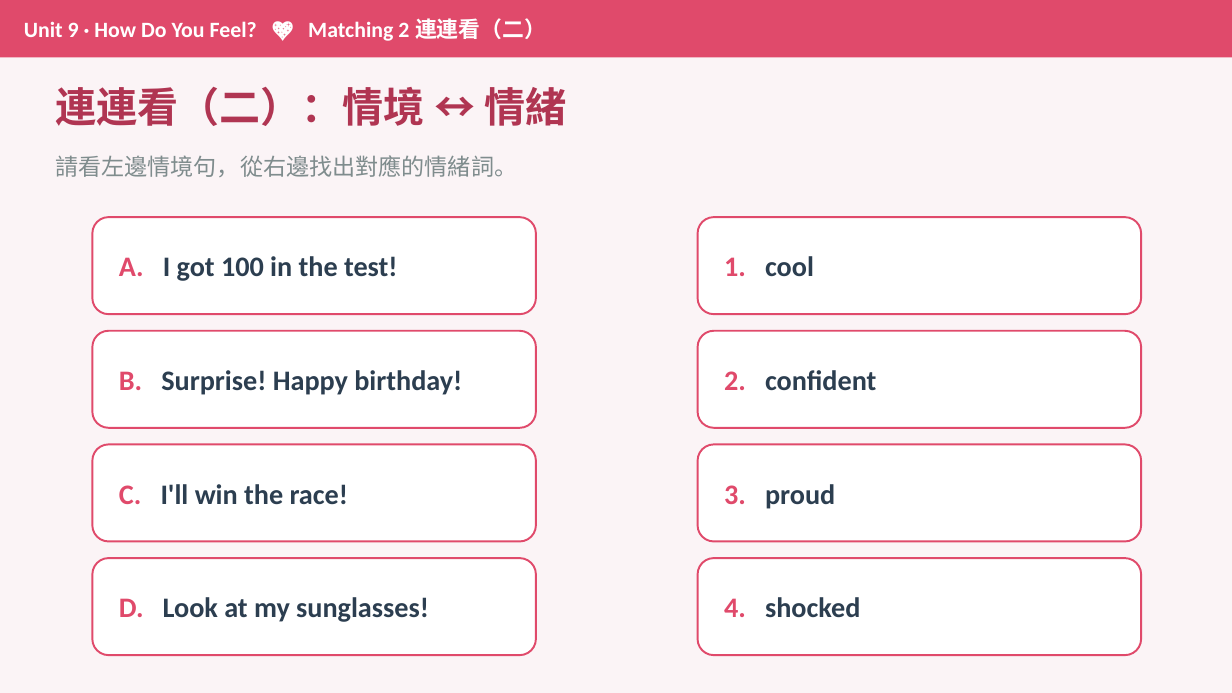
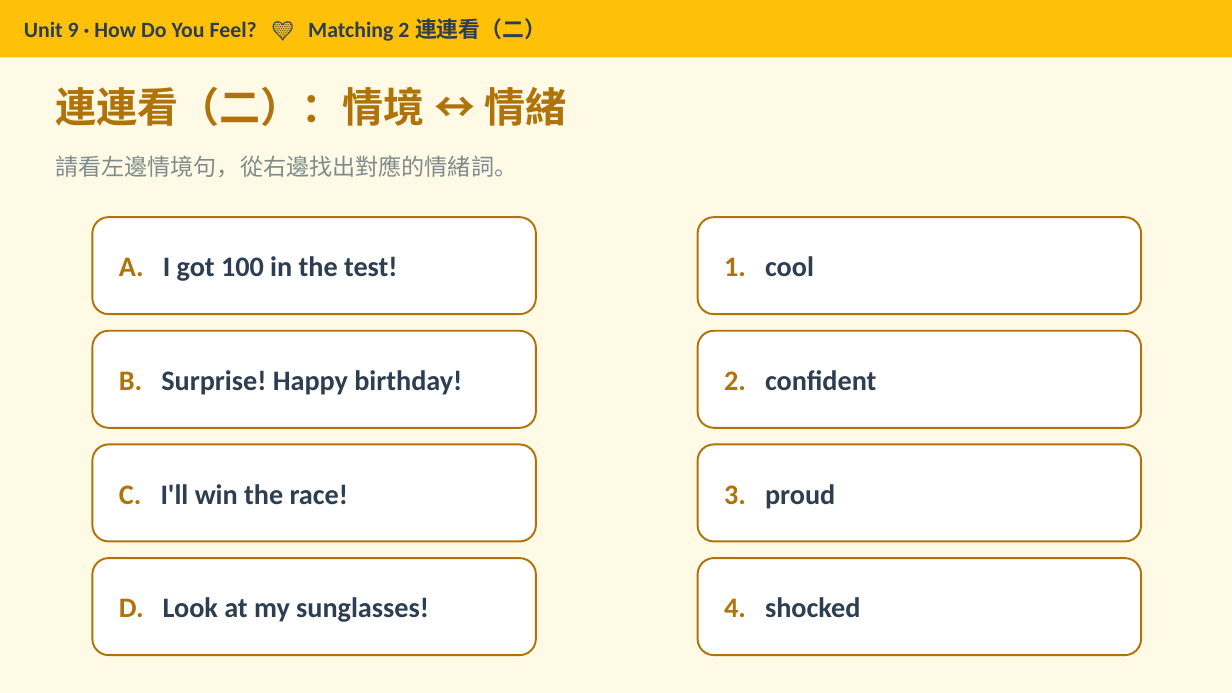
Before and after one commit to Yuchiaoniu/english, a slide deck: slide 8 of Unit9_How_Do_You_Feel.pptx. Drawn at 1232x693 pixels with LibreOffice and Linux fonts; fonts in the diff are those of the drawing. Boxes give left, top, right and bottom in pixels: in the first picture for what was removed or moved away, otherwise in the second. Text is boxed around its words. In the diff, an @@ line names an element or a change of style, - is before the commit and + after.

```diff
--- a/Unit9_How_Do_You_Feel.pptx
+++ b/Unit9_How_Do_You_Feel.pptx
@@ background #FBF4F6 to #FFFAE5 @@
@@ rectangle "Unit 9 · How Do ..." at bbox=[0, 0, 1232, 57]: fill #E04A6B to #FFC107 @@
@@ text in rectangle at bbox=[24, 18, 546, 41]: text changed; text colour #FFFFFF to #2C3E50 @@
-Unit 9 · How Do You Feel? 💖 Matching 2 連連看（二）
+Unit 9 · How Do You Feel? 💛 Matching 2 連連看（二）
@@ text "連連看（二）：情境 ↔ 情緒" at bbox=[55, 87, 567, 126]: text colour #B03552 to #B07309 @@
@@ rounded rectangle "A. I got 100 in ..." at bbox=[92, 217, 536, 314]: text colour #E04A6B to #B07309 in "A."; outline #E04A6B 1.5 pt to #B07309 1.5 pt @@
@@ rounded rectangle "1. cool" at bbox=[698, 217, 1141, 314]: text colour #E04A6B to #B07309 in "1."; outline #E04A6B 1.5 pt to #B07309 1.5 pt @@
@@ rounded rectangle "B. Surprise! Happy birthday!" at bbox=[92, 331, 536, 428]: text colour #E04A6B to #B07309 in "B."; outline #E04A6B 1.5 pt to #B07309 1.5 pt @@
@@ rounded rectangle "2. confident" at bbox=[698, 331, 1141, 428]: text colour #E04A6B to #B07309 in "2."; outline #E04A6B 1.5 pt to #B07309 1.5 pt @@
@@ rounded rectangle "C. I'll win the race!" at bbox=[92, 445, 536, 542]: text colour #E04A6B to #B07309 in "C."; outline #E04A6B 1.5 pt to #B07309 1.5 pt @@
@@ rounded rectangle "3. proud" at bbox=[698, 445, 1141, 542]: text colour #E04A6B to #B07309 in "3."; outline #E04A6B 1.5 pt to #B07309 1.5 pt @@
@@ rounded rectangle "D. Look at my sunglasses!" at bbox=[92, 558, 536, 655]: text colour #E04A6B to #B07309 in "D."; outline #E04A6B 1.5 pt to #B07309 1.5 pt @@
@@ rounded rectangle "4. shocked" at bbox=[698, 558, 1141, 655]: text colour #E04A6B to #B07309 in "4."; outline #E04A6B 1.5 pt to #B07309 1.5 pt @@
```
Also in this commit, not shown: 14 other slides changed, 3 other files.
